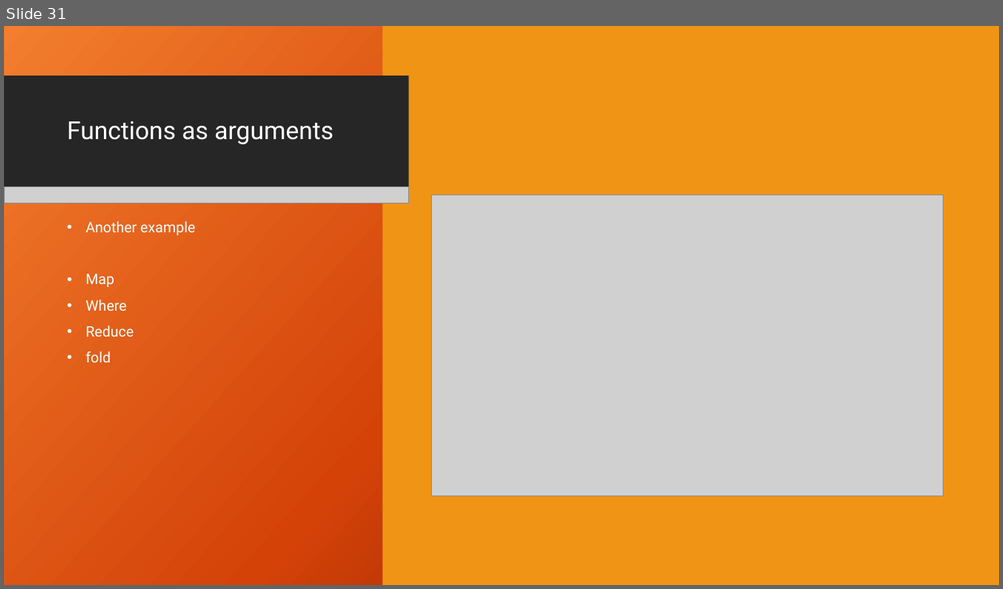
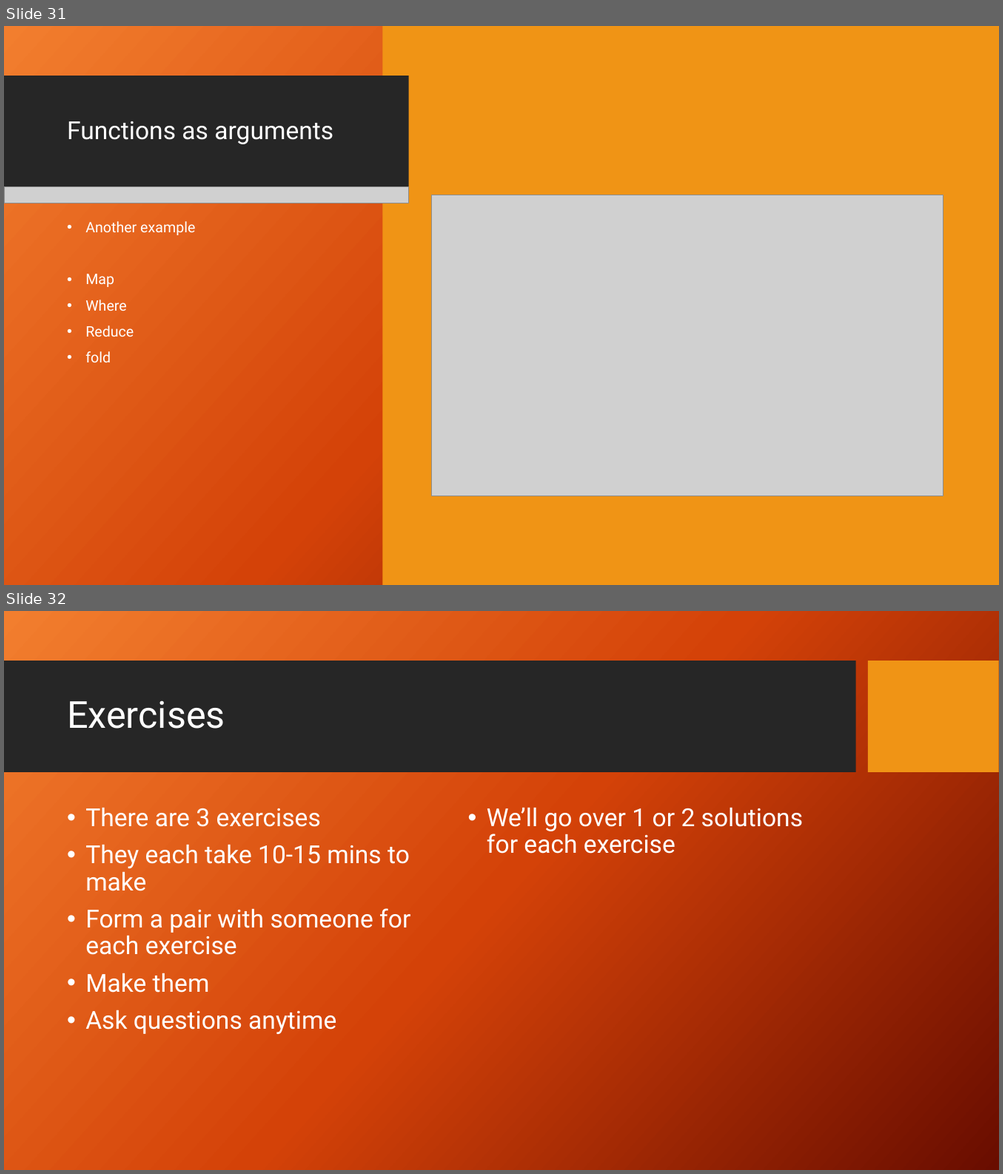
Before and after one commit to GDSC-ADEK/dart-flutter-course, a slide deck: week2/week2_slideshow.pptx. Shown one above the other, each under a label of ours: slide 31 before the commit, slides 31 and 32 after it. The pictures are 1003x589 and 1003x1174 pixels, drawn with LibreOffice and Linux fonts; fonts in the diff are those of the drawing; grey boxes stand for pictures; background and template pictures are left out. Boxes give left, top, right and bottom in pixels: in the first picture for what was removed or moved away, otherwise in the second. Text is boxed around its words. In the diff, an @@ line names an element or a change of style, - is before the commit and + after.

```diff
--- a/week2/week2_slideshow.pptx
+++ b/week2/week2_slideshow.pptx
@@ slide 32 added at [4,611,999,1170], background picture (left out) @@
@@ rectangle added at [4,661,855,773], fill #262626 @@
@@ rectangle added at [868,661,999,773], fill #F09415 @@
@@ title added at [67,701,225,729], 36 pt, text #FFFFFF @@
+Exercises
@@ text added at [85,807,410,1034], 24 pt, text #FFFFFF @@
+• There are 3 exercises
+• They each take 10-15 mins to make
+• Form a pair with someone for each exercise
+• Make them
+• Ask questions anytime
@@ text added at [486,807,802,854], 24 pt, text #FFFFFF @@
+• We’ll go over 1 or 2 solutions for each exercise
```
Also in this commit, not shown: 12 slides changed, 6 other files.
